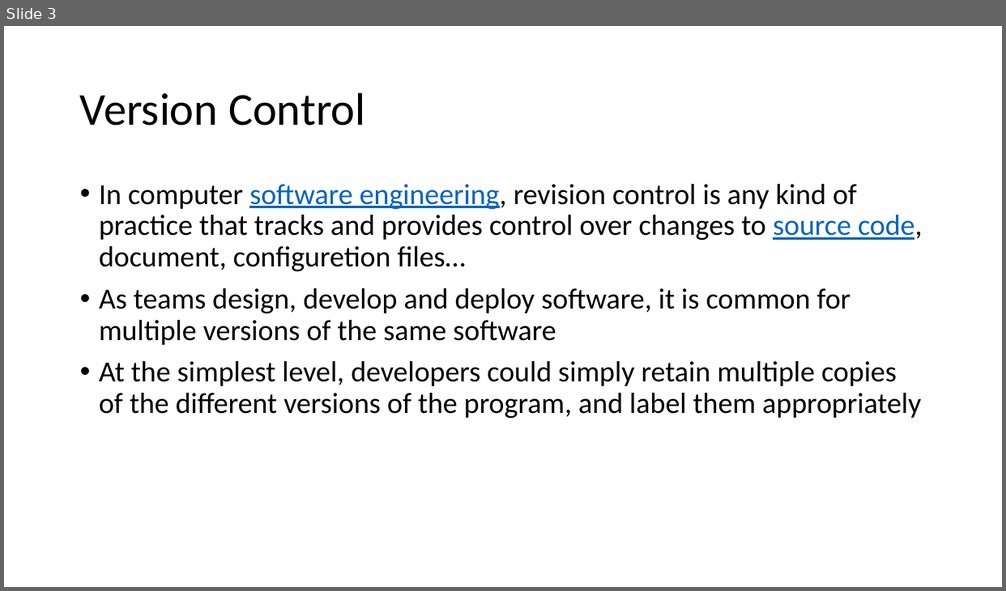
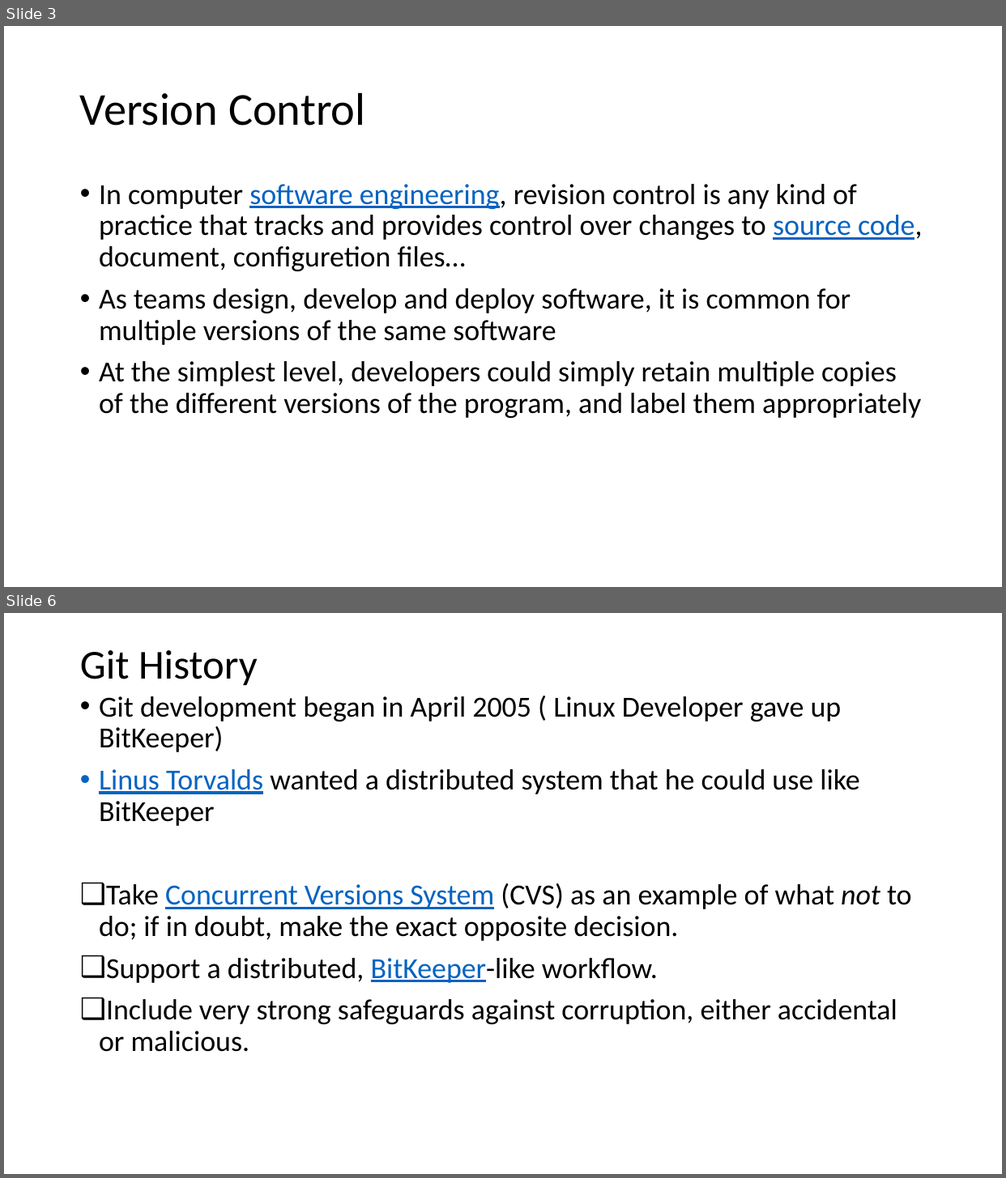
Before and after one commit to mhgulen/Dosyalar, a slide deck: Version Control Protocols.pptx. Shown one above the other, each under a label of ours: slide 3 before the commit, slides 3 and 6 after it; the slides between them are not shown. The pictures are 1006x591 and 1006x1178 pixels, drawn with LibreOffice and Linux fonts; fonts in the diff are those of the drawing. Boxes give left, top, right and bottom in pixels: in the first picture for what was removed or moved away, otherwise in the second. Text is boxed around its words. In the diff, an @@ line names an element or a change of style, - is before the commit and + after.

Commit message:
Git History
Git History

```diff
--- a/Version Control Protocols.pptx
+++ b/Version Control Protocols.pptx
@@ slide 6 added at [4, 613, 1002, 1174], background #FFFFFF @@
@@ title added at [80, 650, 258, 686], 39.6 pt, text #000000 @@
+Git History
@@ text added at [99, 696, 912, 1052], 28 pt, text #000000 @@
+• Git development began in April 2005 ( Linux Developer gave up BitKeeper)
+• Linus Torvalds wanted a distributed system that he could use like BitKeeper
+❑ Take Concurrent Versions System (CVS) as an example of what not to do; if in doubt, make the exact opposite decision.
+❑ Support a distributed, BitKeeper-like workflow.
+❑ Include very strong safeguards against corruption, either accidental or malicious.
```
Also in this commit, not shown: 3 slides changed, 1 other slide added.
